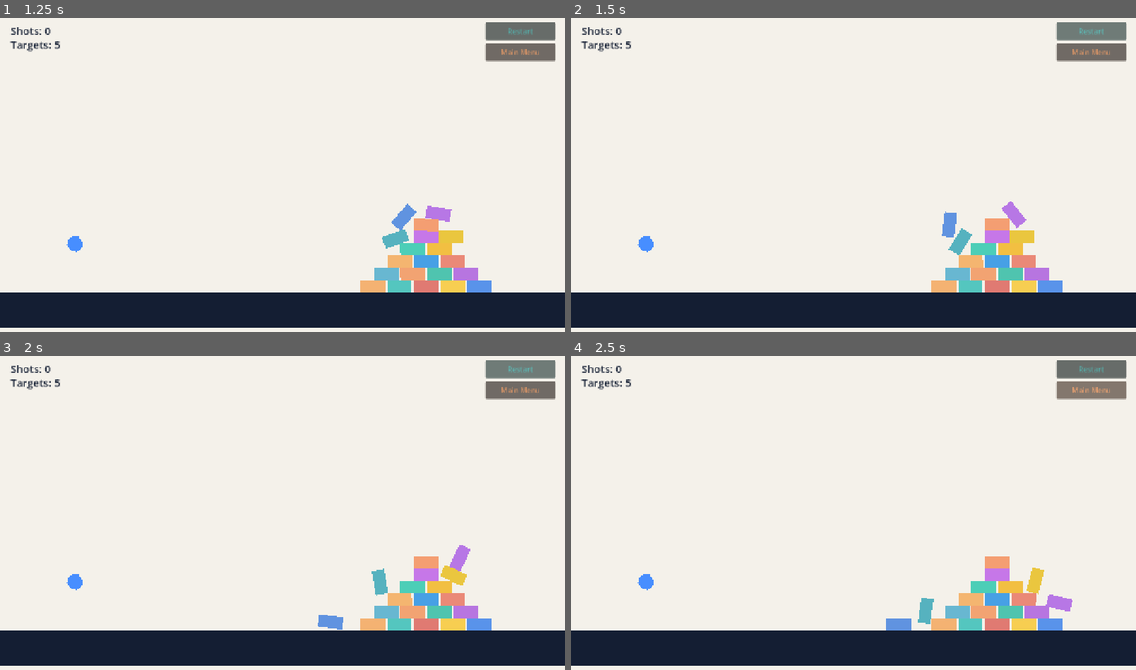
Above: before the commit, frames 1-4 (two rows, left to right).
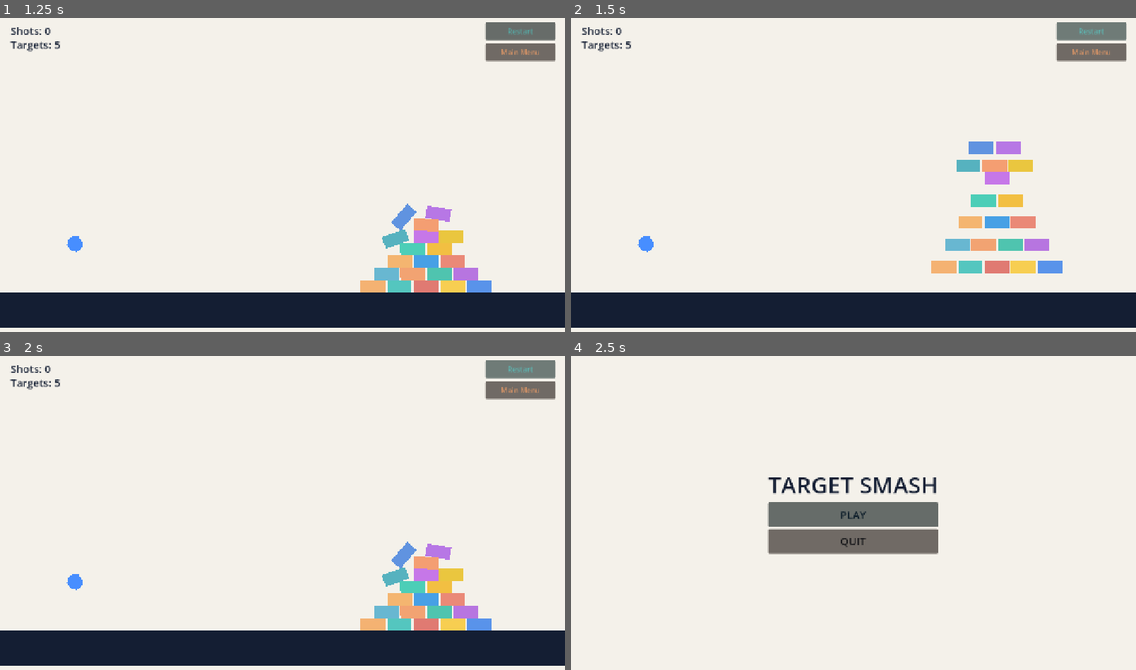
Above: after the commit, the same moments.

Repository: gabrielburd8-lgtm/Midterm-Exam-Finals
Game: Godot game, scene res://scenes/MainMenu.tscn
Two runs of this game, one before a commit and one after it. Both use one fixed random seed, a clock stepped at 60 frames per second and the inputs below.
Inputs:
- Up to frame 1 (1.25 s): click "PLAY" at 0.5 s
- Up to frame 2 (1.5 s): click "Restart" at 1.25 s
- Up to frame 3 (2 s): no input
- Up to frame 4 (2.5 s): click "Main Menu" at 2 s

Frame 1 is identical in both runs. In frame 2, 5.5% of the frame differs, in the area x 63-87%, y 39-88%; in frame 3, 1.1%; in frame 4, 22%, in the area x 0-100%, y 1-99%.
Error in both runs: Invalid access to property or key 'position' on a base object of type 'null instance'. (res://scripts/Trajectory.gd:17)

Commit message:
Fix the game logic errors by placing gameplay code in Level.gd and keeping Trajectory.gd as a simple drawing node.

Diff:
--- a/scripts/Level.gd
+++ b/scripts/Level.gd
@@ -2,8 +2,11 @@
 
 @onready var ball: RigidBody2D = $Ball
 @onready var trajectory: Node2D = $Trajectory
-@onready var shot_label: Label = $UILayer/ShotsLabel
-@onready var complete_label: Label = $UILayer/CompleteLabel
+@onready var shot_label: Label = $UI/ShotLabel
+@onready var target_label: Label = $UI/TargetLabel
+@onready var complete_label: Label = $UI/CompleteLabel
+@onready var restart_button: Button = $UI/RestartButton
+@onready var menu_button: Button = $UI/MainMenuButton
 @onready var ball_spawn: Marker2D = $BallSpawn
 
 var dragging := false
@@ -19,7 +22,9 @@
         if is_instance_valid(target):
             target.body_entered.connect(_on_target_hit.bind(target))
 
-    _update_ui()
+    restart_button.pressed.connect(_on_restart_pressed)
+    menu_button.pressed.connect(_on_main_menu_pressed)
+    _update_labels()
     _update_trajectory()
 
 func _input(event: InputEvent) -> void:
@@ -27,7 +32,7 @@
         var mouse_pos = get_global_mouse_position()
 
         if event.pressed:
-            if _can_drag_ball() and (ball.global_position - mouse_pos).length() < 110.0:
+            if _can_drag_ball() and ball.global_position.distance_to(mouse_pos) < 140.0:
                 dragging = true
                 ball.freeze = true
                 ball.linear_velocity = Vector2.ZERO
@@ -52,20 +57,20 @@
         return
 
     var pull = ball.global_position - get_global_mouse_position()
-    if pull.length() < 12.0:
+    if pull.length() < 16.0:
         dragging = false
         ball.freeze = true
         _update_trajectory()
         return
 
-    var launch_velocity = pull * 4.6
+    var launch_velocity = pull * 4.2
     ball.freeze = false
     ball.linear_velocity = launch_velocity
     ball.angular_velocity = 0.0
     ball.sleeping = false
     dragging = false
     shot_count += 1
-    _update_ui()
+    _update_labels()
     _update_trajectory()
 
 func _update_trajectory() -> void:
@@ -80,7 +85,7 @@
         trajectory.queue_redraw()
         return
 
-    var velocity = drag * 4.6
+    var velocity = drag * 4.2
     var pos = ball.global_position
     var points: PackedVector2Array = PackedVector2Array()
 
@@ -92,6 +97,17 @@
     trajectory.points = points
     trajectory.queue_redraw()
 
+func _count_targets() -> int:
+    var count := 0
+    for target in get_tree().get_nodes_in_group("targets"):
+        if is_instance_valid(target) and not target.is_queued_for_deletion():
+            count += 1
+    return count
+
+func _update_labels() -> void:
+    shot_label.text = "Shots: %d" % shot_count
+    target_label.text = "Targets: %d" % _count_targets()
+
 func _on_target_hit(body: Node, target: RigidBody2D) -> void:
     if body != ball:
         return
@@ -99,18 +115,22 @@
         return
 
     target.queue_free()
-    _check_for_victory()
+    var remaining = _count_targets()
+    _update_labels()
 
-func _check_for_victory() -> void:
-    for target in get_tree().get_nodes_in_group("targets"):
-        if is_instance_valid(target) and not target.is_queued_for_deletion():
-            return
+    if remaining == 0:
+        _finish_level()
 
+func _finish_level() -> void:
     level_complete = true
     complete_label.visible = true
-
-func _update_ui() -> void:
-    shot_label.text = "Shots: %d" % shot_count
+    ball.freeze = true
 
 func _restart_level() -> void:
     get_tree().reload_current_scene()
+
+func _on_restart_pressed() -> void:
+    _restart_level()
+
+func _on_main_menu_pressed() -> void:
+    get_tree().change_scene_to_file("res://scenes/MainMenu.tscn")
